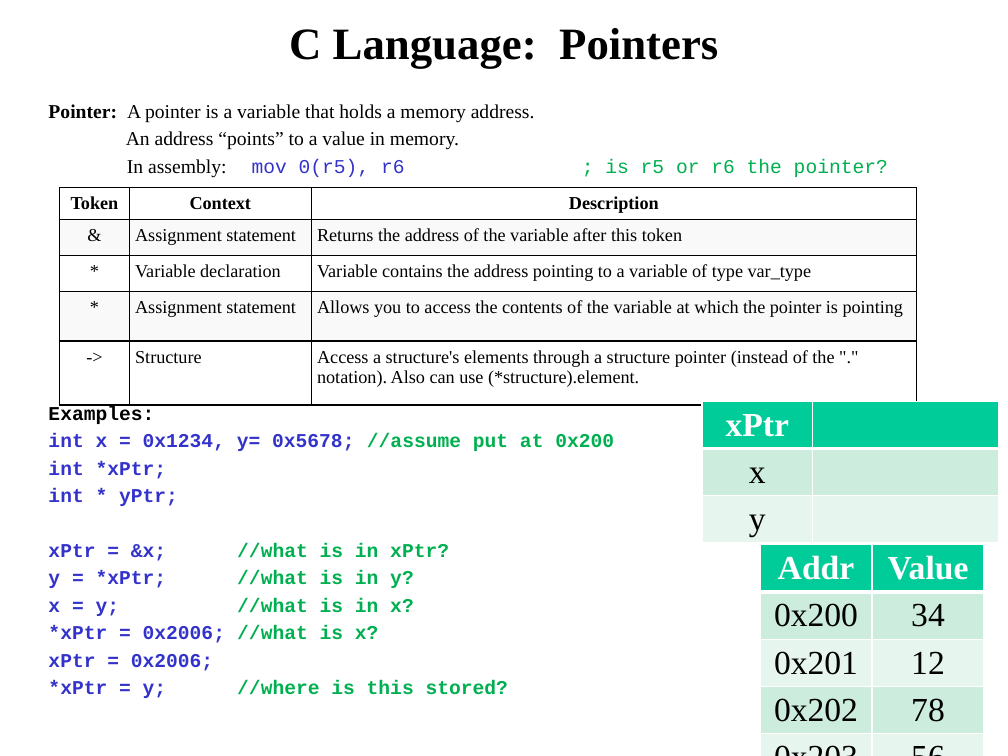
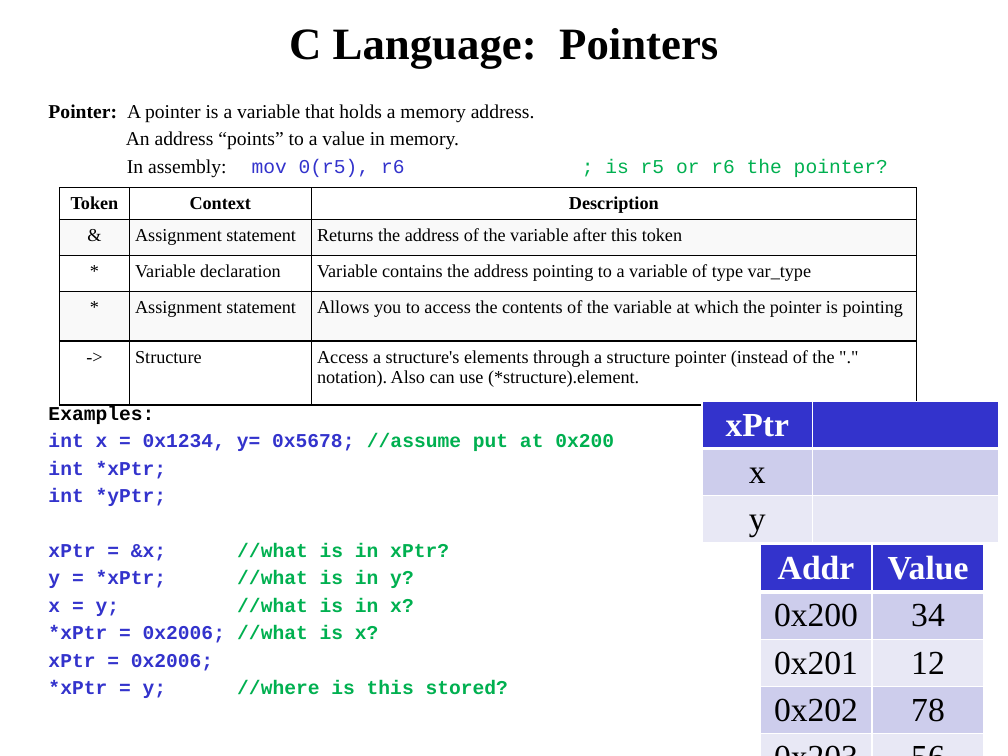
Before and after one commit to pw4rn3r/ECE382, a slide deck: slide 2 of notes/L21/Lsn21.pptx. Drawn at 1008x756 pixels with LibreOffice and Linux fonts; fonts in the diff are those of the drawing. Boxes give left, top, right and bottom in pixels: in the first picture for what was removed or moved away, otherwise in the second. Text is boxed around its words. In the diff, an @@ line names an element or a change of style, - is before the commit and + after.

```diff
--- a/notes/L21/Lsn21.pptx
+++ b/notes/L21/Lsn21.pptx
@@ table at [702,401,999,541] @@
@@ fill #00CC99 to #3333CC in row 1 @@
@@ fill #CCECDE to #CECEEC in row 2 @@
@@ fill #E7F6EF to #E8E8F6 in row 3 @@
@@ text at [48,488,167,506]: spaces changed @@
-int * yPtr;
+int *yPtr;
@@ table at [760,544,984,749] @@
@@ fill #00CC99 to #3333CC in row 1 @@
@@ fill #CCECDE to #CECEEC in 4 cells @@
@@ fill #E7F6EF to #E8E8F6 in 4 cells @@
```
Also in this commit, not shown: 3 other slides changed.
